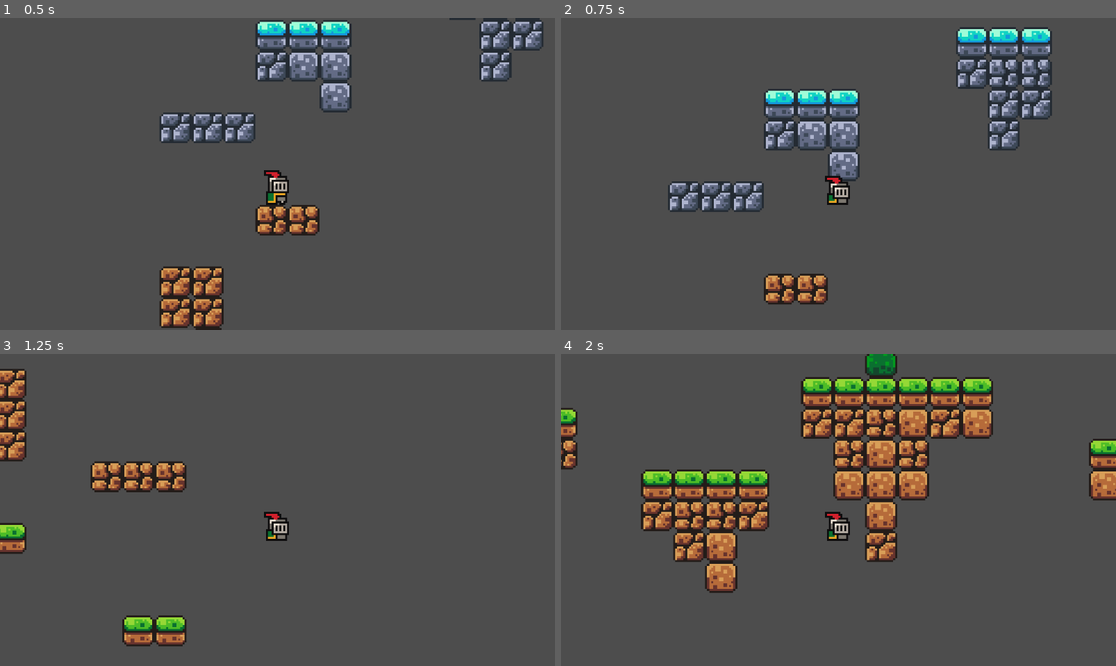
Above: before the commit, frames 1-4 (two rows, left to right).
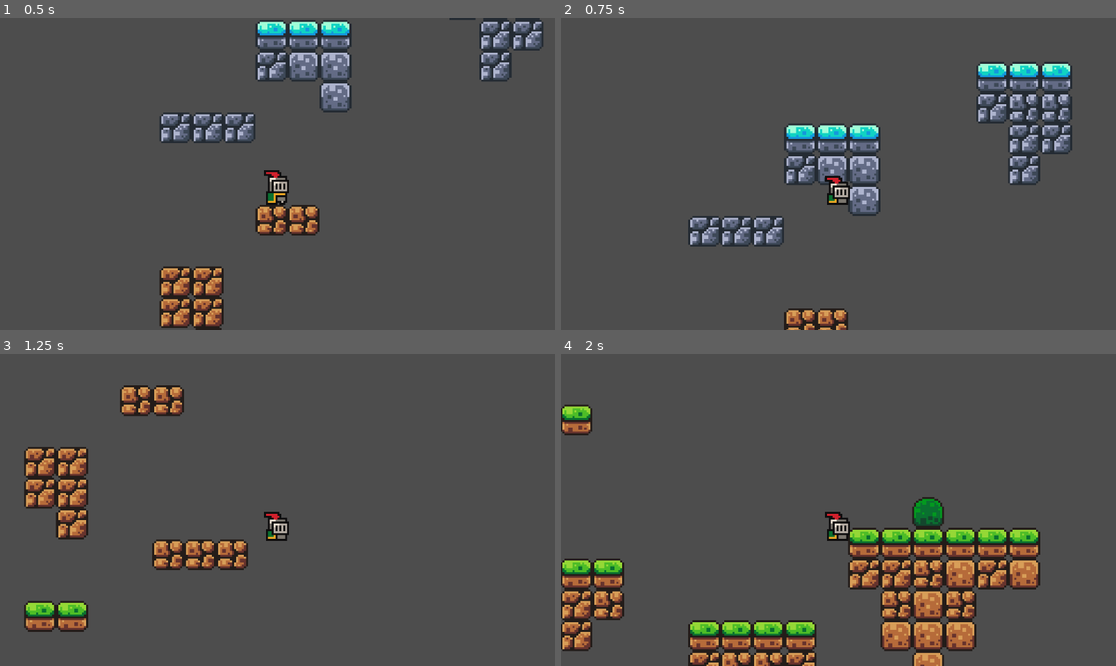
Above: after the commit, the same moments.

Repository: HaydenMercier/Brackeys-Godot-Tutorial
Game: Godot game, scene res://Game/Scenes/game.tscn
Same seed, same stepped clock (60 frames per second), same inputs: the game is played once before the commit and once after it.
Inputs:
- Up to frame 1 (0.5 s): no input
- Up to frame 2 (0.75 s): tap Enter (ui_accept) at 0.5, 0.6 s; hold Right (move_right) from 0.53 s (still down)
- Up to frame 3 (1.25 s): keep holding Right (move_right); tap Space (jump) at 0.77, 0.8, 1.07 s
- Up to frame 4 (2 s): keep holding Right (move_right); tap Space (jump) at 1.35, 1.52, 1.82 s; tap Enter (ui_accept) at 1.55 s

Frame 1 is identical in both runs. In frame 2, 15% of the frame differs, in the area x 19-93%, y 2-100%; in frame 3, 11%; in frame 4, 35%, in the area x 0-100%, y 0-100%.

Commit message:
finished movement logic and adding signage

Diff:
--- a/Game/Scenes/player.gd
+++ /dev/null
@@ -1,47 +0,0 @@
-extends CharacterBody2D
-
-
-const SPEED = 150.0
-const JUMP_VELOCITY = -320.0
-var gravity = ProjectSettings.get_setting("physics/2d/default_gravity")
-@onready var animated_sprite = $AnimatedSprite2D
-@onready var coyote_timer = $CoyoteTimer
-
-func _ready():
-	teleport_to_spawn_point()
-	velocity.x = 0
-	velocity.y = 0
-
-func _physics_process(delta):
-	# Add the gravity.
-	if not is_on_floor():
-		velocity.y += gravity * delta
-
-	# Handle Jump.
-	if Input.is_action_just_pressed("ui_accept") and is_on_floor():
-		velocity.y = JUMP_VELOCITY
-
-	# Get the input direction and handle the movement/deceleration.
-	# As good practice, you should replace UI actions with custom gameplay actions.
-
-	var direction = Input.get_action_strength("move_right") - Input.get_action_strength("move_left")
-	if direction > 0:
-		animated_sprite.flip_h = false
-	elif direction < 0:
-		animated_sprite.flip_h = true
-	if is_on_floor():
-		if direction == 0:
-			animated_sprite.play("idle")
-		else:
-			animated_sprite.play("run")
-	else:
-			animated_sprite.play("jump")
-
-	velocity.x = direction * SPEED
-
-	move_and_slide()
-
-func teleport_to_spawn_point():
-	if $SpawnPoint:
-		position = $SpawnPoint.global_position
-		velocity = Vector2.ZERO
--- a/Game/Scenes/player.tscn
+++ b/Game/Scenes/player.tscn
@@ -1,7 +1,75 @@
 [gd_scene load_steps=26 format=3 uid="uid://c2d466py5s06p"]
 
 [ext_resource type="Texture2D" uid="uid://d4crotjltrfu8" path="res://Game/Assets/sprites/knight.png" id="1_2we0x"]
-[ext_resource type="Script" path="res://Game/Scenes/player.gd" id="1_ypigu"]
+
+[sub_resource type="GDScript" id="GDScript_c3tsp"]
+script/source = "extends CharacterBody2D
+
+
+const SPEED = 150.0
+const JUMP_VELOCITY = -320.0
+var gravity = ProjectSettings.get_setting(\"physics/2d/default_gravity\")
+var coyote_timer = 0.0
+var coyote_time = 0.1
+var has_jumped = false
+var has_double_jumped = false
+@onready var animated_sprite = $AnimatedSprite2D
+@onready var coyote_timer_node = $CoyoteTimer
+
+func _ready():
+	teleport_to_spawn_point()
+	velocity.x = 0
+	velocity.y = 0
+
+func _physics_process(delta):
+	# Add the gravity.
+	if not is_on_floor():
+		velocity.y += gravity * delta
+
+	# Jumping Logic
+	if is_on_floor():
+		coyote_timer = 0.0
+		has_jumped = false
+		has_double_jumped = false
+	else:
+		coyote_timer += delta
+	if Input.is_action_just_pressed(\"ui_accept\"):
+		if coyote_timer < coyote_time and not has_jumped:
+			velocity.y = JUMP_VELOCITY
+			has_jumped = true
+		else:
+			if not has_double_jumped:
+				velocity.y = JUMP_VELOCITY
+				has_double_jumped = true
+
+
+
+
+	# Get the input direction and handle the movement/deceleration.
+	# As good practice, you should replace UI actions with custom gameplay actions.
+
+	var direction = Input.get_action_strength(\"move_right\") - Input.get_action_strength(\"move_left\")
+	if direction > 0:
+		animated_sprite.flip_h = false
+	elif direction < 0:
+		animated_sprite.flip_h = true
+	if is_on_floor():
+		if direction == 0:
+			animated_sprite.play(\"idle\")
+		else:
+			animated_sprite.play(\"run\")
+	else:
+			animated_sprite.play(\"jump\")
+
+	velocity.x = direction * SPEED
+
+	move_and_slide()
+
+func teleport_to_spawn_point():
+	if $SpawnPoint:
+		position = $SpawnPoint.global_position
+		velocity = Vector2.ZERO
+"
 
 [sub_resource type="AtlasTexture" id="AtlasTexture_2fkv6"]
 atlas = ExtResource("1_2we0x")
@@ -174,7 +242,7 @@
 [node name="Player" type="CharacterBody2D"]
 z_index = 5
 collision_layer = 2
-script = ExtResource("1_ypigu")
+script = SubResource("GDScript_c3tsp")
 
 [node name="AnimatedSprite2D" type="AnimatedSprite2D" parent="."]
 position = Vector2(0, -12)
--- /dev/null
+++ b/Game/Scenes/sign.tscn
@@ -0,0 +1,25 @@
+[gd_scene load_steps=4 format=3 uid="uid://g6hy752sd4cw"]
+
+[ext_resource type="Script" path="res://Game/Scripts/sign.gd" id="1_6ssgp"]
+[ext_resource type="Texture2D" uid="uid://dmgvpm4rx3dlb" path="res://Game/Assets/sprites/sign.png" id="1_ryoir"]
+
+[sub_resource type="RectangleShape2D" id="RectangleShape2D_kah2q"]
+size = Vector2(14, 14)
+
+[node name="Sign" type="Area2D"]
+script = ExtResource("1_6ssgp")
+
+[node name="Sign Sprite" type="Sprite2D" parent="."]
+texture = ExtResource("1_ryoir")
+
+[node name="Text" type="Label" parent="."]
+offset_left = -19.0
+offset_top = -61.0
+offset_right = 21.0
+offset_bottom = -38.0
+horizontal_alignment = 1
+vertical_alignment = 1
+autowrap_mode = 2
+
+[node name="Hitbox" type="CollisionShape2D" parent="."]
+shape = SubResource("RectangleShape2D_kah2q")
--- /dev/null
+++ b/Game/Scripts/sign.gd
@@ -0,0 +1,11 @@
+extends CollisionShape2D
+
+
+# Called when the node enters the scene tree for the first time.
+func _ready():
+	pass # Replace with function body.
+
+
+# Called every frame. 'delta' is the elapsed time since the previous frame.
+func _process(delta):
+	pass
Binary file added: Game/Assets/sprites/sign.png
Not shown, added: Game/Assets/sprites/sign.png.import
Binary file added: Game/Assets/sprites/world_tileset - Copy.png
Not shown, added: Game/Assets/sprites/world_tileset - Copy.png.import
